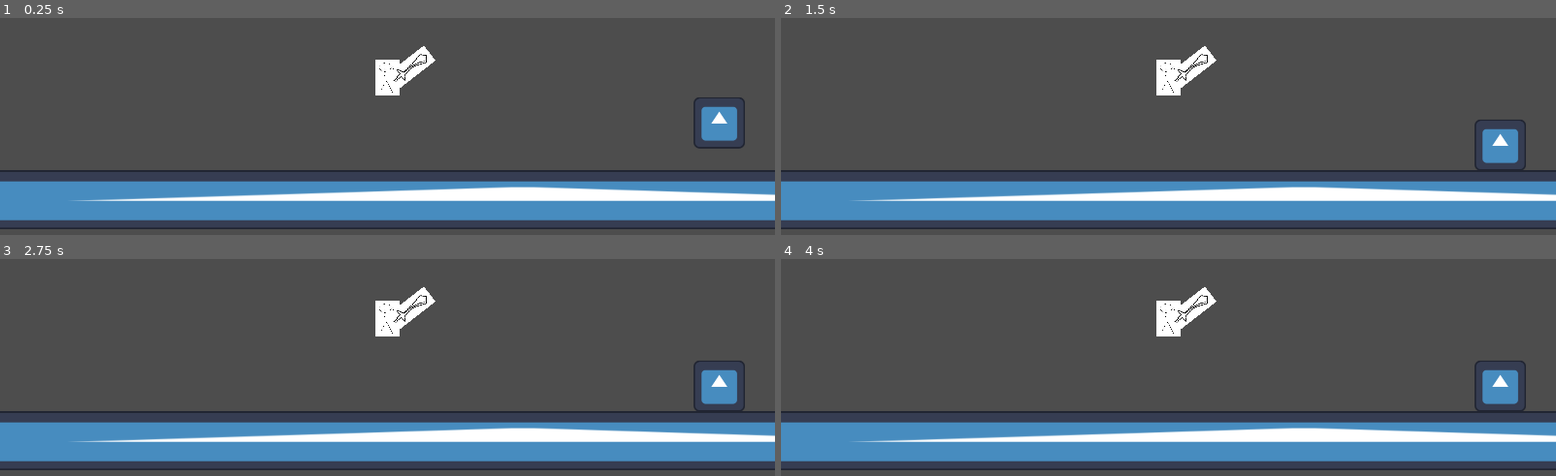
Above: before the commit, frames 1-4 (two rows, left to right).
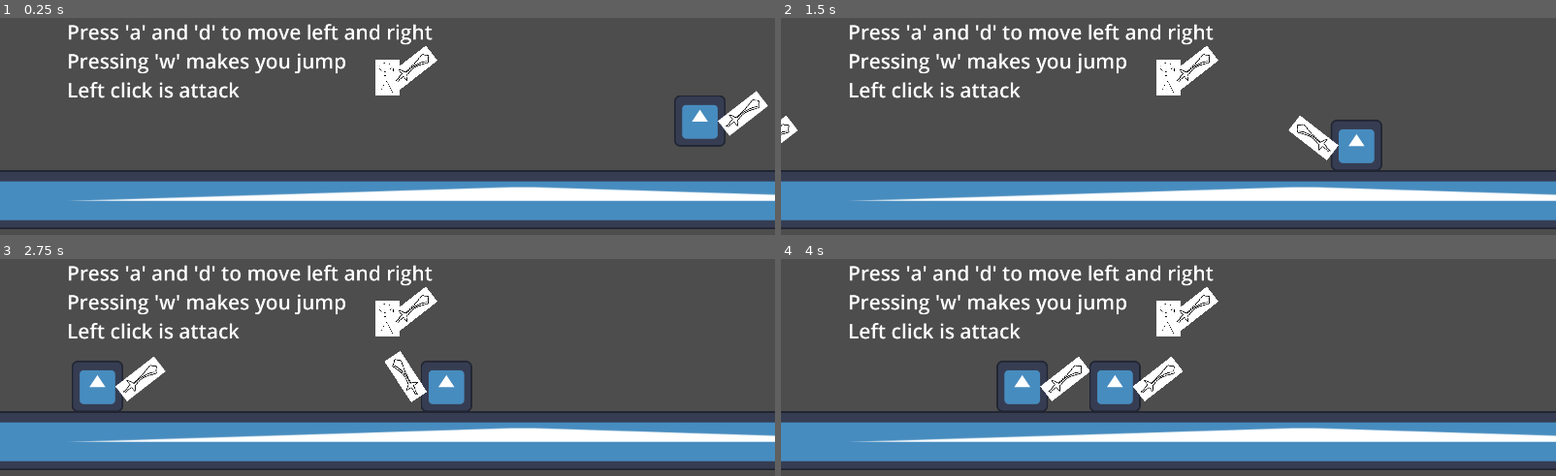
Above: after the commit, the same moments.

Repository: funny-man-jpg/Final-Project
Game: Godot game, scene res://main.tscn
The game is run twice, just before and just after one commit, with the same random seed, the same clock (stepped at 60 frames per second) and the same inputs. The engine's default icon, where the game draws it, is replaced by a stand-in: a white triangle on a blue panel in a dark square.
Inputs (mouse positions are in pixels of both pictures, inside the frame that each line leads up to):
- Up to frame 1 (0.25 s): no input
- Up to frame 2 (1.5 s): tap A (move_left) at 0.5, 1.25 s; move the mouse to (1339, 54) at 0.52 s; hold D (move_right) from 0.53 s (still down); click (1339, 54) at 0.6 s; tap W (jump) at 0.77, 0.8, 1.07, 1.35 s; move the mouse to (1013, 98) at 1.27 s
- Up to frame 3 (2.75 s): tap W (jump) at 1.52, 1.82, 2.3 s; click (232, 339) at 1.55 s; tap A (move_left) at 2 s; move the mouse to (outside the picture) at 2.02 s; release D (move_right) at 2.03 s; hold A (move_left) from 2.03 s (still down); click (outside the picture) at 2.1 s
- Up to frame 4 (4 s): move the mouse to (1129, 406) at 2.77 s; release A (move_left) at 2.78 s; hold D (move_right) from 2.78 s (still down); click (1129, 406) at 2.85 s; tap W (jump) at 3.02, 3.32, 3.6, 3.77 s; tap A (move_left) at 3.5 s; move the mouse to (1401, 384) at 3.52 s

The runs differ from the first frame. In frame 1, 4.6% of the frame differs, in the area x 8-100%, y 2-61%; in frame 2, 5.6%; in frame 3, 6.9%; in frame 4, 6.9%, in the area x 8-97%, y 2-71%.
Error before the commit: Invalid operands 'float' and 'Vector2' in operator '+'. (res://player.gd:25)
Error after the commit: Invalid operands 'float' and 'Vector2' in operator '+'. (res://player.gd:34)

Commit message:
Added a basic enemy that can attack and be attacked by the player. The dummy is also no longer in the main scene. And there are game instructions for the player displayed in the main scene.

Diff:
--- a/Dummy.gd
+++ b/Dummy.gd
@@ -1,11 +1,10 @@
 extends RigidBody2D
-
 
 # Called when the node enters the scene tree for the first time.
 func _ready():
-	pass # Replace with function body.
+	pass
 
-func take_damage():
+func take_damage(damage):
 	apply_central_impulse(Vector2(0, -1000))
 
 
--- a/HurtBox.gd
+++ b/HurtBox.gd
@@ -13,4 +13,4 @@
 		return
 
 	if owner.has_method("take_damage"):
-		owner.take_damage()
+		owner.take_damage(hitbox.damage)
--- /dev/null
+++ b/basic_enemy.gd
@@ -0,0 +1,79 @@
+extends CharacterBody2D
+
+
+const SPEED = 300.0
+const JUMP_VELOCITY = -400.0
+var playerX
+var playerY
+var flipped = false
+var cooldown = false
+
+@export var health : int
+
+# Get the gravity from the project settings to be synced with RigidBody nodes.
+var gravity = ProjectSettings.get_setting("physics/2d/default_gravity")
+
+func _ready():
+	# set the enemies health to max
+	self.health = 100
+
+# when hit
+func take_damage(damage):
+	# get hit up (DO THIS)
+	velocity.y = -700
+
+	# lose health
+	self.health -= damage
+
+	# check if dead
+	if self.health <= 0:
+		# remove itself from the game
+		queue_free()
+
+func _physics_process(delta):
+	# Add the gravity.
+	if not is_on_floor():
+		velocity.y += gravity * delta
+	else:
+		# find the distance to the player
+		var distanceToPlayer = Vector2(playerX - self.position.x, playerY - self.position.y)
+
+		# point towards the player
+		if distanceToPlayer.x > 0:
+			$AnimatedSprite2D.flip_h = false
+			$sword.position.x = 85
+			if flipped == true:
+				flipped = false
+				$sword.scale.x *= -1
+		else:
+			$AnimatedSprite2D.flip_h = true
+			$sword.position.x = -85
+			if flipped == false:
+				flipped = true
+				$sword.scale.x *= -1
+
+		# if the player is close enough, attack
+		if distanceToPlayer.length() < 250:
+			# check if on cooldown
+			if !cooldown:
+				# attack the player
+				$sword/AnimationPlayer.play("swing")
+				$sword/AnimationPlayer.queue("RESET")
+
+				# put the enemy on attack cooldown
+				$AttackCooldown.start()
+				cooldown = true
+		else:
+			# move towards the player
+			velocity.x = distanceToPlayer.normalized().x * SPEED
+
+	move_and_slide()
+
+func getPlayerPos(x, y):
+	playerX = x
+	playerY = y
+
+
+func _on_attack_cooldown_timeout():
+	# the enemy's attack cooldown is over
+	cooldown = false
--- /dev/null
+++ b/basic_enemy.tscn
@@ -0,0 +1,50 @@
+[gd_scene load_steps=8 format=3 uid="uid://c0dgoidywb7my"]
+
+[ext_resource type="Script" path="res://HurtBox.gd" id="1_c35gx"]
+[ext_resource type="Script" path="res://basic_enemy.gd" id="1_kmxyo"]
+[ext_resource type="Texture2D" uid="uid://cctjkxg7tss4l" path="res://icon.svg" id="2_hqne0"]
+[ext_resource type="PackedScene" uid="uid://bskw17xq508gr" path="res://sword.tscn" id="3_p7d2h"]
+
+[sub_resource type="SpriteFrames" id="SpriteFrames_o55te"]
+animations = [{
+"frames": [{
+"duration": 1.0,
+"texture": ExtResource("2_hqne0")
+}],
+"loop": true,
+"name": &"default",
+"speed": 5.0
+}]
+
+[sub_resource type="RectangleShape2D" id="RectangleShape2D_xq2s0"]
+size = Vector2(122, 126)
+
+[sub_resource type="RectangleShape2D" id="RectangleShape2D_hq80y"]
+size = Vector2(122, 120)
+
+[node name="BasicEnemy" type="CharacterBody2D"]
+position = Vector2(1, -1)
+script = ExtResource("1_kmxyo")
+metadata/_edit_group_ = true
+
+[node name="AnimatedSprite2D" type="AnimatedSprite2D" parent="."]
+sprite_frames = SubResource("SpriteFrames_o55te")
+
+[node name="CollisionShape2D" type="CollisionShape2D" parent="."]
+position = Vector2(0, -1)
+shape = SubResource("RectangleShape2D_xq2s0")
+
+[node name="sword" parent="." instance=ExtResource("3_p7d2h")]
+position = Vector2(85, -4)
+
+[node name="HurtBox" type="Area2D" parent="."]
+script = ExtResource("1_c35gx")
+
+[node name="CollisionShape2D" type="CollisionShape2D" parent="HurtBox"]
+shape = SubResource("RectangleShape2D_hq80y")
+
+[node name="AttackCooldown" type="Timer" parent="."]
+wait_time = 2.0
+one_shot = true
+
+[connection signal="timeout" from="AttackCooldown" to="." method="_on_attack_cooldown_timeout"]
--- a/dummy.tscn
+++ b/dummy.tscn
@@ -4,21 +4,14 @@
 [ext_resource type="Script" path="res://HurtBox.gd" id="2_7ovsq"]
 [ext_resource type="Texture2D" uid="uid://cctjkxg7tss4l" path="res://icon.svg" id="3_vlvly"]
 
-[sub_resource type="RectangleShape2D" id="RectangleShape2D_k5bju"]
-size = Vector2(120, 117)
-
 [sub_resource type="RectangleShape2D" id="RectangleShape2D_dwhne"]
 size = Vector2(130, 126)
 
+[sub_resource type="RectangleShape2D" id="RectangleShape2D_m1qh2"]
+size = Vector2(132, 128)
+
 [node name="dummy" type="RigidBody2D"]
 script = ExtResource("1_3y6vi")
-
-[node name="HurtBox" type="Area2D" parent="."]
-script = ExtResource("2_7ovsq")
-
-[node name="CollisionShape2D" type="CollisionShape2D" parent="HurtBox"]
-position = Vector2(1, -2.5)
-shape = SubResource("RectangleShape2D_k5bju")
 
 [node name="Sprite2D" type="Sprite2D" parent="."]
 texture = ExtResource("3_vlvly")
@@ -26,3 +19,9 @@
 [node name="CollisionShape2D" type="CollisionShape2D" parent="."]
 position = Vector2(1, 0)
 shape = SubResource("RectangleShape2D_dwhne")
+
+[node name="HurtBox" type="Area2D" parent="."]
+script = ExtResource("2_7ovsq")
+
+[node name="CollisionShape2D" type="CollisionShape2D" parent="HurtBox"]
+shape = SubResource("RectangleShape2D_m1qh2")
--- /dev/null
+++ b/main.gd
@@ -0,0 +1,16 @@
+extends Node
+
+
+# Called when the node enters the scene tree for the first time.
+func _ready():
+	pass # Replace with function body.
+
+
+# Called every frame. 'delta' is the elapsed time since the previous frame.
+func _process(delta):
+	# give the enemy the player's location (to be changed later so that the enemy goes to the player when in range)
+	if $Player != null:
+		if $BasicEnemy != null:
+			$BasicEnemy.getPlayerPos($Player.position.x, $Player.position.y)
+		if $BasicEnemy2 != null:
+			$BasicEnemy2.getPlayerPos($Player.position.x, $Player.position.y)
--- a/main.tscn
+++ b/main.tscn
@@ -1,10 +1,12 @@
-[gd_scene load_steps=4 format=3 uid="uid://5l1cpc7ivast"]
+[gd_scene load_steps=5 format=3 uid="uid://5l1cpc7ivast"]
 
+[ext_resource type="Script" path="res://main.gd" id="1_4a271"]
 [ext_resource type="PackedScene" uid="uid://bmmoiannutw30" path="res://player.tscn" id="2_xoa5f"]
-[ext_resource type="PackedScene" uid="uid://c7h0llx6x7q61" path="res://dummy.tscn" id="3_hy427"]
 [ext_resource type="PackedScene" uid="uid://boo18xr6jo7cj" path="res://walls.tscn" id="3_jj8pa"]
+[ext_resource type="PackedScene" uid="uid://c0dgoidywb7my" path="res://basic_enemy.tscn" id="6_klgvo"]
 
 [node name="main" type="Node"]
+script = ExtResource("1_4a271")
 
 [node name="Player" parent="." instance=ExtResource("2_xoa5f")]
 position = Vector2(1194, 701)
@@ -15,5 +17,18 @@
 position = Vector2(1554, 1005)
 scale = Vector2(50, 1)
 
-[node name="dummy" parent="." instance=ExtResource("3_hy427")]
-position = Vector2(2016, 785)
+[node name="BasicEnemy" parent="." instance=ExtResource("6_klgvo")]
+position = Vector2(-230, 805)
+
+[node name="Instructions" type="Label" parent="."]
+offset_left = 400.0
+offset_top = 553.0
+offset_right = 1309.0
+offset_bottom = 766.0
+theme_override_font_sizes/font_size = 50
+text = "Press 'a' and 'd' to move left and right
+Pressing 'w' makes you jump
+Left click is attack"
+
+[node name="BasicEnemy2" parent="." instance=ExtResource("6_klgvo")]
+position = Vector2(1968, 776)
--- a/player.gd
+++ b/player.gd
@@ -4,14 +4,23 @@
 const MAXSPEED = 500.0
 const ACCEL = 2000
 var flipped = false
+var cooldown = false
 
 @export var jump_height : float
 @export var jump_time_to_peak: float
 @export var jump_time_to_descent : float
+@export var health : int
 
 @onready var jump_velocity : float = ((2.0 * jump_height) / jump_time_to_peak) * -1.0
 @onready var jump_gravity : float = ((-2.0 * jump_height) / (jump_time_to_peak * jump_time_to_peak)) * -1.0
 @onready var fall_gravity : float = ((-2.0 * jump_height) / (jump_time_to_peak * jump_time_to_peak)) * -1.0
+
+func _ready():
+	# set the player's health
+	self.health = 200
+
+	# make sure the sword is placed properly as well
+	$sword.position.x = 40
 
 # Get the gravity from the project settings to be synced with RigidBody nodes.
 var gravity = ProjectSettings.get_setting("physics/2d/default_gravity")
@@ -38,13 +47,13 @@
 	#Use linear algebra later
 	if direction > 0:
 		$AnimatedSprite2D.flip_h = false
-		$sword.position.x = 35
+		$sword.position.x = 40
 		if flipped == true:
 			flipped = false
 			$sword.scale.x *= -1
 	elif direction < 0:
 		$AnimatedSprite2D.flip_h = true
-		$sword.position.x = -35
+		$sword.position.x = -40
 		if flipped == false:
 			flipped = true
 			$sword.scale.x *= -1
@@ -59,6 +68,29 @@
 	move_and_slide()
 
 func attack():
-	if Input.is_action_just_pressed("attack"):
+	# check that the player tried to attack and that they're not on cooldown
+	if Input.is_action_just_pressed("attack") and !cooldown:
+		# attack
 		$sword/AnimationPlayer.play("swing")
 		$sword/AnimationPlayer.queue("RESET")
+
+		# put the player on cooldown
+		$AttackCooldown.start()
+		cooldown = true
+
+func take_damage(damage):
+	# get hit up
+	velocity.y = -700
+
+	# lose health
+	self.health -= damage
+
+	# check if dead
+	if self.health <= 0:
+		# remove self from the game
+		queue_free()
+
+
+func _on_attack_cooldown_timeout():
+	# the cooldown is over
+	cooldown = false
--- a/player.tscn
+++ b/player.tscn
@@ -1,8 +1,9 @@
-[gd_scene load_steps=6 format=3 uid="uid://bmmoiannutw30"]
+[gd_scene load_steps=8 format=3 uid="uid://bmmoiannutw30"]
 
 [ext_resource type="Texture2D" uid="uid://dmy02bctd5msi" path="res://assets/player.png" id="1_4vavj"]
 [ext_resource type="Script" path="res://player.gd" id="1_yvb2d"]
 [ext_resource type="PackedScene" uid="uid://bskw17xq508gr" path="res://sword.tscn" id="3_84e25"]
+[ext_resource type="Script" path="res://HurtBox.gd" id="4_kdbt1"]
 
 [sub_resource type="SpriteFrames" id="SpriteFrames_ifkcn"]
 animations = [{
@@ -18,6 +19,10 @@
 [sub_resource type="CapsuleShape2D" id="CapsuleShape2D_01rcu"]
 radius = 30.0
 height = 88.0
+
+[sub_resource type="CapsuleShape2D" id="CapsuleShape2D_gyi08"]
+radius = 20.0
+height = 86.0
 
 [node name="Player" type="CharacterBody2D"]
 script = ExtResource("1_yvb2d")
@@ -35,3 +40,15 @@
 
 [node name="sword" parent="." instance=ExtResource("3_84e25")]
 position = Vector2(35, -9)
+
+[node name="HurtBox" type="Area2D" parent="."]
+script = ExtResource("4_kdbt1")
+
+[node name="CollisionShape2D" type="CollisionShape2D" parent="HurtBox"]
+shape = SubResource("CapsuleShape2D_gyi08")
+
+[node name="AttackCooldown" type="Timer" parent="."]
+wait_time = 0.75
+one_shot = true
+
+[connection signal="timeout" from="AttackCooldown" to="." method="_on_attack_cooldown_timeout"]
